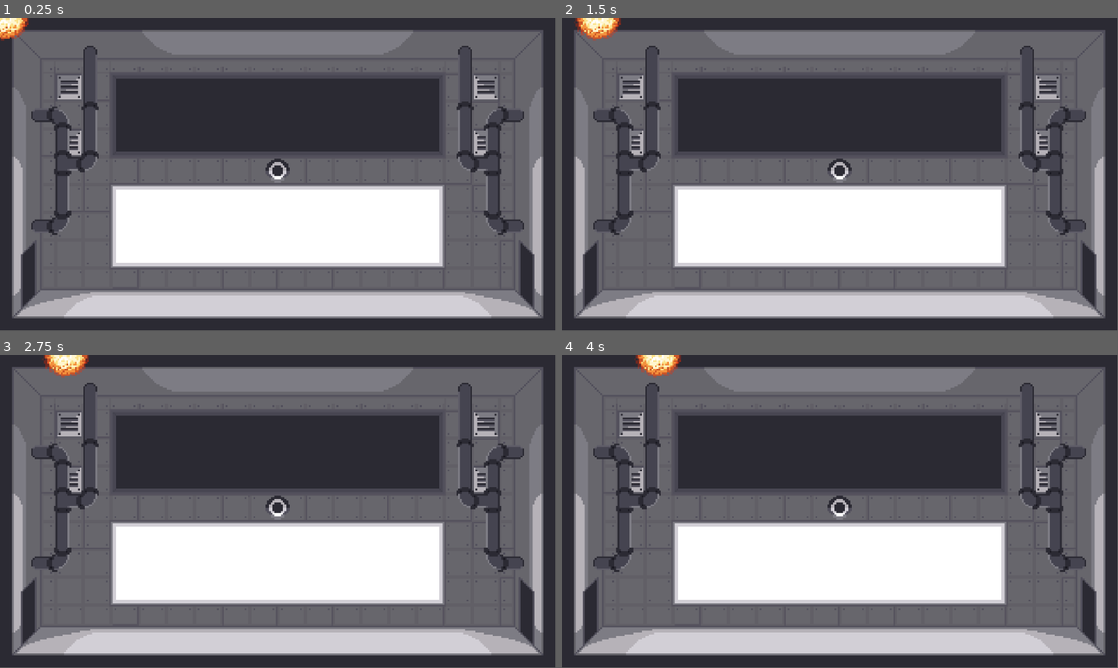
Above: before the commit, frames 1-4 (two rows, left to right).
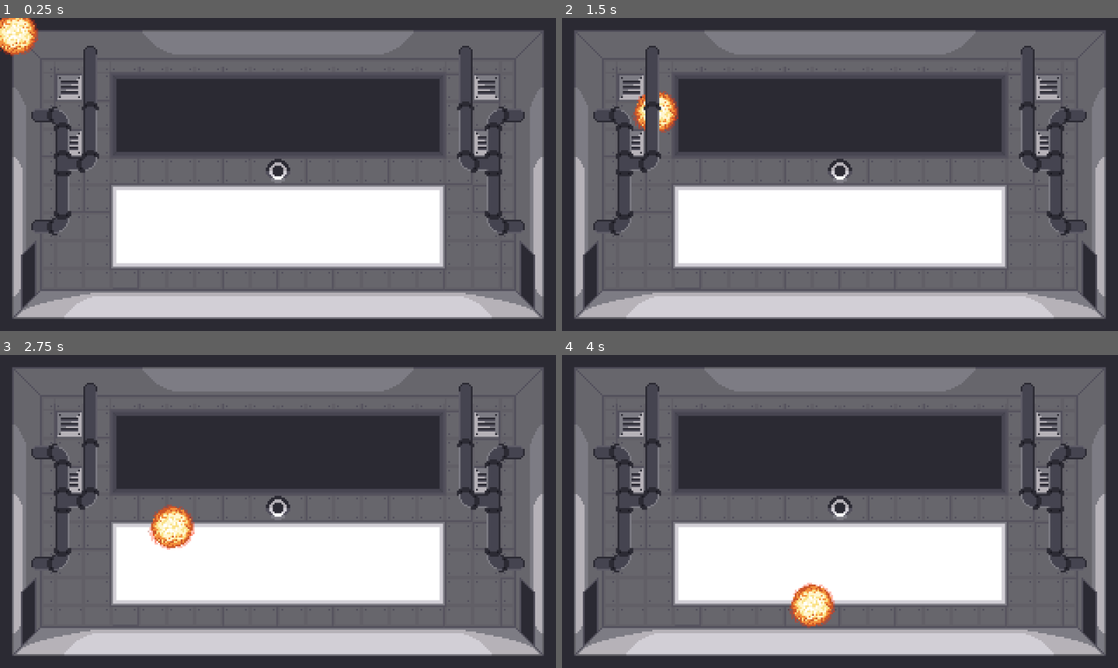
Above: after the commit, the same moments.

Repository: Shimyytrov/testProject
Game: Godot game, scene res://scenes/main.tscn
The game is run twice, just before and just after one commit, with the same random seed, the same clock (stepped at 60 frames per second) and the same inputs.
Inputs:
- Up to frame 1 (0.25 s): no input
- Up to frame 2 (1.5 s): no input
- Up to frame 3 (2.75 s): no input
- Up to frame 4 (4 s): no input
The window is 799x449 before the commit and 800x450 after it. Grey fills any space a smaller window leaves; there, only what the larger window draws over its background counts as a difference.

The runs differ from the first frame. In frame 1, 2.8% of the frame differs, in the area x 0-98%, y 0-97%; in frame 2, 3.1%; in frame 3, 3.4%; in frame 4, 3.4%, in the area x 2-98%, y 0-97%.

Commit message:
build!!!

Diff:
--- a/project.godot
+++ b/project.godot
@@ -15,6 +15,11 @@
 config/features=PackedStringArray("4.3", "Forward Plus")
 config/icon="res://icon.svg"
 
+[display]
+
+window/size/viewport_width=1280
+window/size/viewport_height=720
+
 [rendering]
 
 textures/canvas_textures/default_texture_filter=0
--- a/scenes/core.gd
+++ b/scenes/core.gd
@@ -3,6 +3,8 @@
 # Initialize
 var x = 0
 var y = 0
+var moveX = "+"
+var moveY = "+"
 
 # Called when the node enters the scene tree for the first time.
 func _ready() -> void:
@@ -10,5 +12,22 @@
 
 # Called every frame. 'delta' is the elapsed time since the previous frame.
 func _process(delta: float) -> void:
-	position.x += 50 * delta
+	if position.x >= 1280:
+		moveX = "-"
+	if position.y >= 720:
+		moveY = "-"
+	if position.x <= 0:
+		moveX = "+"
+	if position.y <= 0:
+		moveY = "+"
+	if moveX == "+":
+		position.x += 144 * delta
+	if moveX == "-":
+		position.x -= 144 * delta
+	if moveY == "+":
+		position.y += 144 * delta
+	if moveY == "-":
+		position.y -= 144 * delta
 	print(position)
+	print(moveX)
+	print(moveY)
--- a/scenes/core.tscn
+++ b/scenes/core.tscn
@@ -7,5 +7,5 @@
 script = ExtResource("1_yiadl")
 
 [node name="coreImage" type="Sprite2D" parent="."]
-scale = Vector2(3.6, 3.6)
+scale = Vector2(4, 4)
 texture = ExtResource("1_igjhw")
--- a/scenes/main.tscn
+++ b/scenes/main.tscn
@@ -8,7 +8,7 @@
 
 [node name="back" type="Sprite2D" parent="."]
 texture_filter = 1
-scale = Vector2(3.6, 3.6)
+scale = Vector2(4, 4)
 texture = ExtResource("2_rax5j")
 centered = false
 
@@ -18,6 +18,6 @@
 
 [node name="pipe" type="Sprite2D" parent="."]
 texture_filter = 1
-scale = Vector2(3.6, 3.6)
+scale = Vector2(4, 4)
 texture = ExtResource("3_6fnfw")
 centered = false
Not shown, added: export_presets.cfg
Not shown, added: build/testProject.console.exe
Not shown, added: build/testProject.exe
Not shown, added: build/testProject.pck
Not shown, added: build/testProject.zip
Not shown, added: scenes/cor9.tmp
Not shown, added: scenes/corA2DB.tmp
Not shown, added: scenes/corC5A6.tmp
